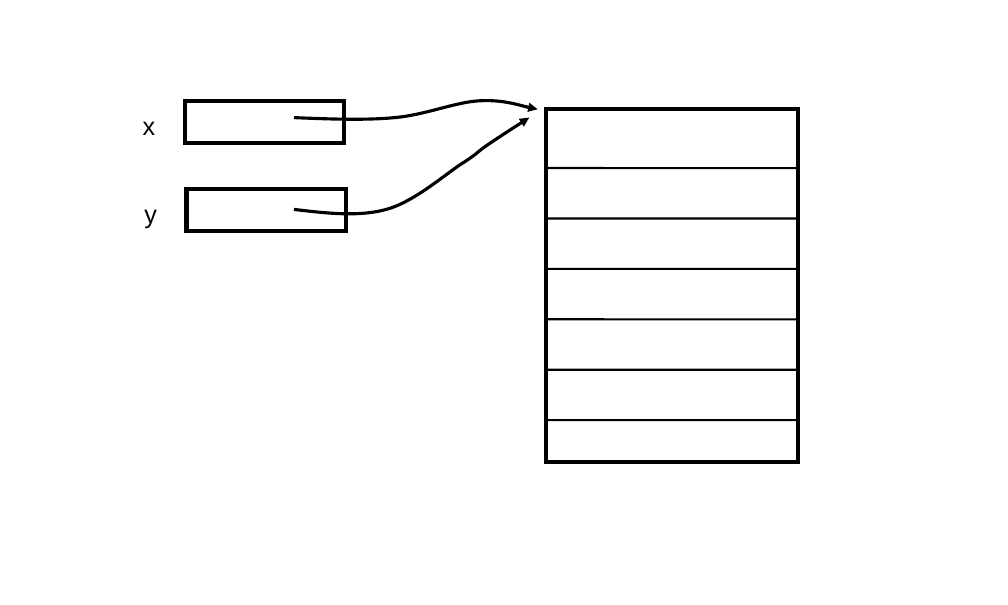
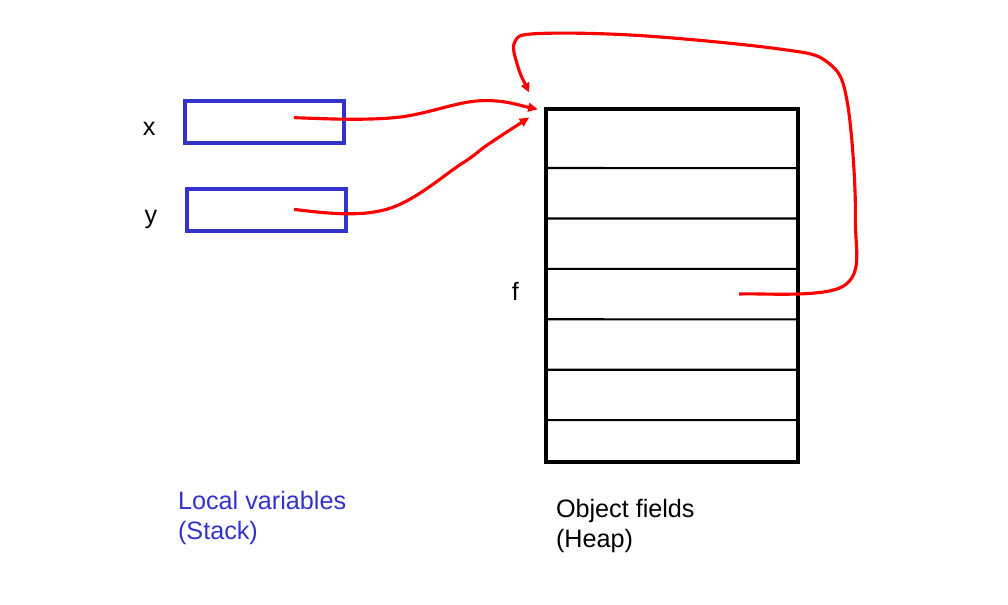
Before and after one commit to kiniry/Mobius, a slide deck: slide 7 of src/escjava/trunk/ESCTools/slides/CAV2007Tutorial/new-diagrams.ppt. Drawn at 1008x605 pixels with LibreOffice and Linux fonts; fonts in the diff are those of the drawing. Boxes give left, top, right and bottom in pixels: in the first picture for what was removed or moved away, otherwise in the second. Text is boxed around its words. In the diff, an @@ line names an element or a change of style, - is before the commit and + after.

```diff
--- a/src/escjava/trunk/ESCTools/slides/CAV2007Tutorial/new-diagrams.ppt
+++ b/src/escjava/trunk/ESCTools/slides/CAV2007Tutorial/new-diagrams.ppt
@@ freeform shape added at (x1=511, y1=32, x2=863, y2=298), outline #FF0000 2.24 pt @@
@@ rectangle at (x1=185, y1=101, x2=345, y2=143): outline #000000 3 pt to #3333CC 3 pt @@
@@ freeform shape at (x1=294, y1=100, x2=538, y2=121): outline #000000 2.24 pt to #FF0000 2.24 pt @@
@@ freeform shape at (x1=294, y1=118, x2=529, y2=218): outline #000000 2.24 pt to #FF0000 2.24 pt @@
@@ rectangle at (x1=186, y1=190, x2=346, y2=232): outline #000000 3 pt to #3333CC 3 pt @@
@@ text added at (x1=512, y1=281, x2=519, y2=300), 18 pt, text #000000 @@
+f
@@ text added at (x1=178, y1=490, x2=346, y2=545), 18 pt, text #3333CC @@
+Local variables
+(Stack)
@@ text added at (x1=556, y1=498, x2=695, y2=553), 18 pt, text #000000 @@
+Object fields
+(Heap)
```
Also in this commit, not shown: 1 other slide changed, 7 other files.
